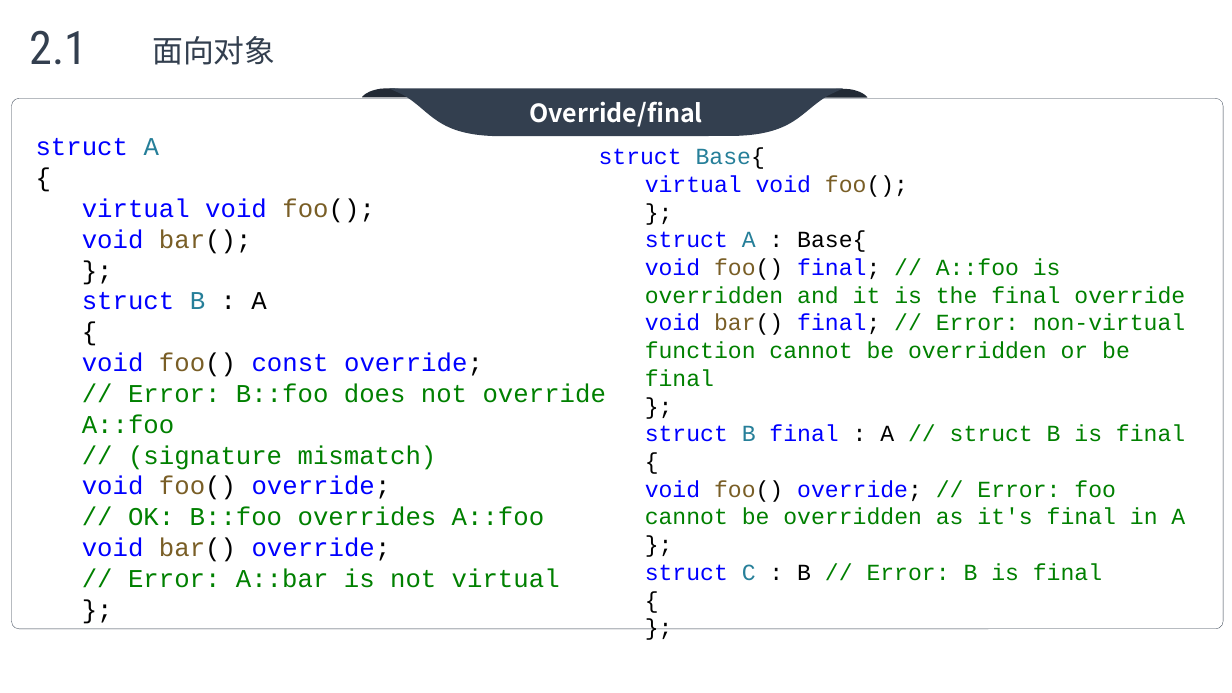
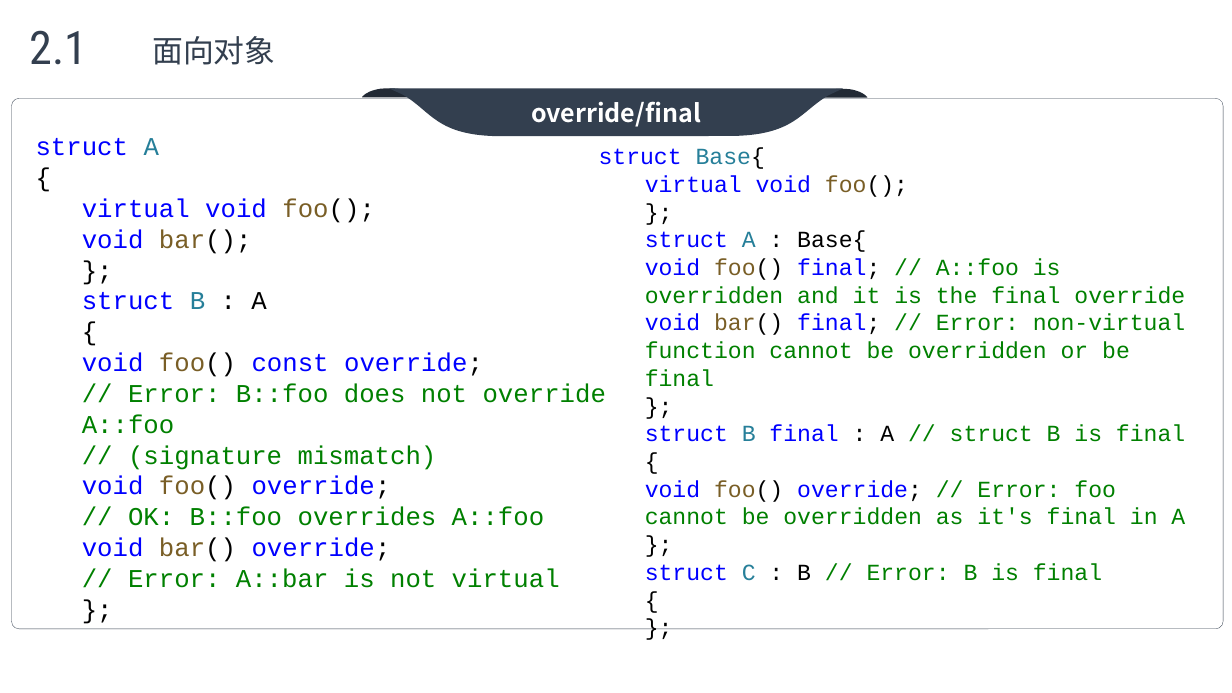
Before and after one commit to max4sharing/modern_cpp, a slide deck: slide 13 of C++11.pptx. Drawn at 1232x693 pixels with LibreOffice and Linux fonts; fonts in the diff are those of the drawing; background and template pictures are left out. Boxes give left, top, right and bottom in pixels: in the first picture for what was removed or moved away, otherwise in the second. Text is boxed around its words. In the diff, an @@ line names an element or a change of style, - is before the commit and + after.

```diff
--- a/C++11.pptx
+++ b/C++11.pptx
@@ text in freeform shape at bbox=[531, 101, 701, 127]: text changed @@
-Override/final
+override/final
```
Also in this commit, not shown: 7 other slides changed, 1 slide added, 2 other files.
